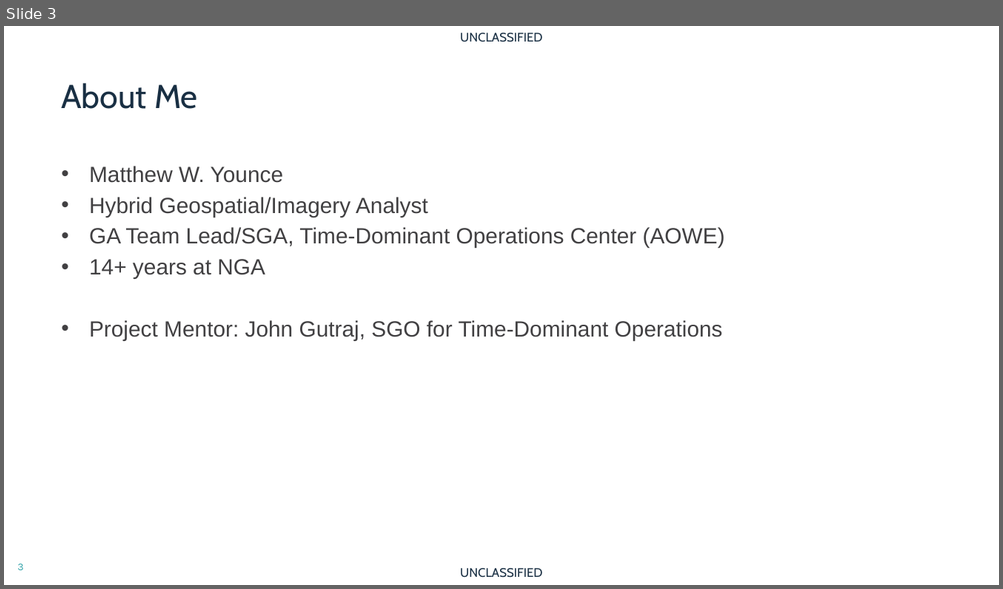
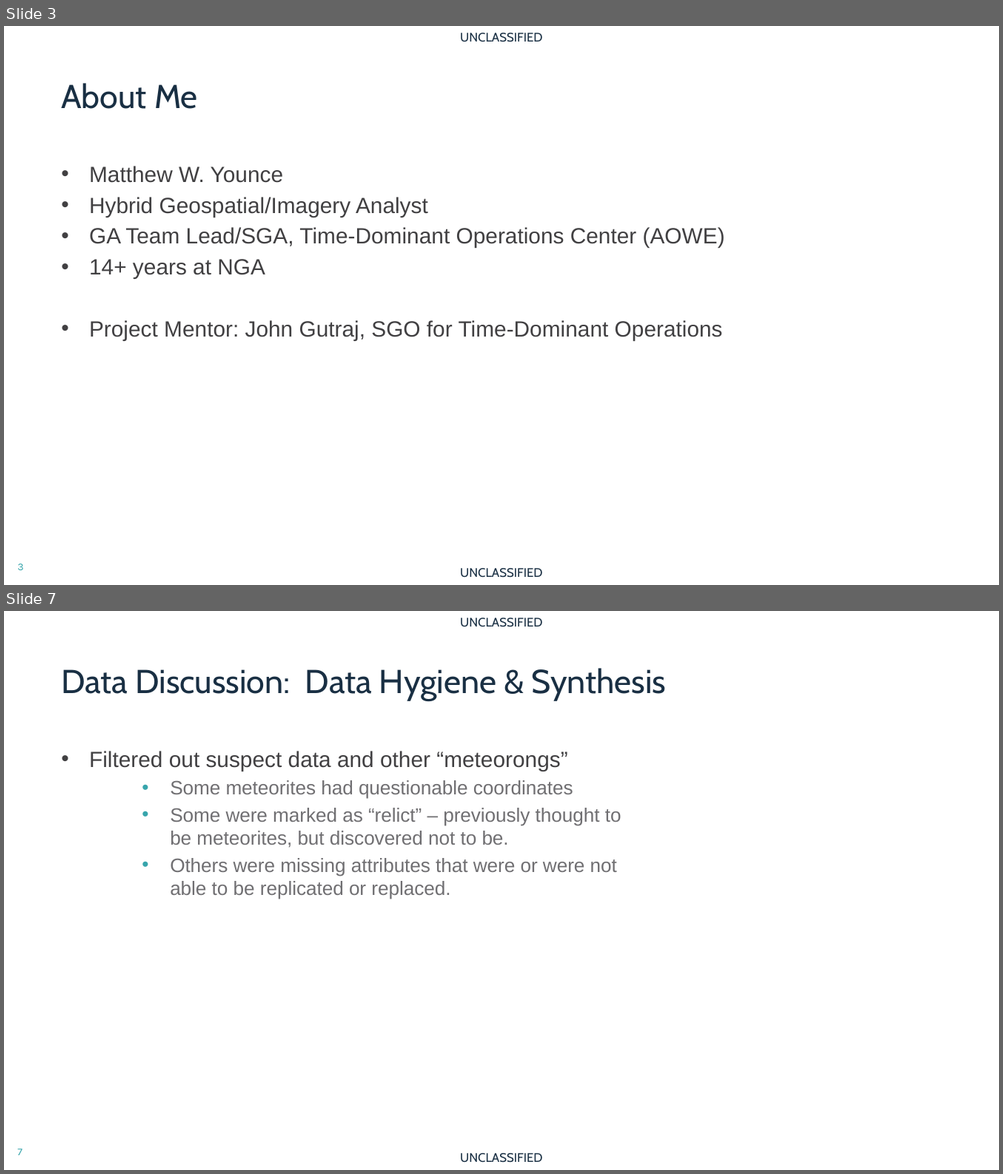
Before and after one commit to mwy912/capstone, a slide deck: milestones/milestone_8/matthew_younce_capstone.pptx. Shown one above the other, each under a label of ours: slide 3 before the commit, slides 3 and 7 after it; the slides between them are not shown. The pictures are 1003x589 and 1003x1174 pixels, drawn with LibreOffice and Linux fonts; fonts in the diff are those of the drawing; background and template pictures are left out. Boxes give left, top, right and bottom in pixels: in the first picture for what was removed or moved away, otherwise in the second. Text is boxed around its words. In the diff, an @@ line names an element or a change of style, - is before the commit and + after.

```diff
--- a/milestones/milestone_8/matthew_younce_capstone.pptx
+++ b/milestones/milestone_8/matthew_younce_capstone.pptx
@@ slide 7 added at bbox=[4, 611, 999, 1170], background #FFFFFF; not listed: 3 template elements that a slide beside it also shows @@
@@ title added at bbox=[61, 668, 666, 701], 32 pt, text #192F43 @@
+Data Discussion: Data Hygiene & Synthesis
@@ text added at bbox=[89, 751, 621, 900], 18.7 pt, text #706F72 @@
+• Filtered out suspect data and other “meteorongs”
+  • Some meteorites had questionable coordinates
+  • Some were marked as “relict” – previously thought to be meteorites, but discovered not to be.
+  • Others were missing attributes that were or were not able to be replicated or replaced.
```
Also in this commit, not shown: 4 slides changed, 11 other slides added, 2 slides removed, 2 other files.
